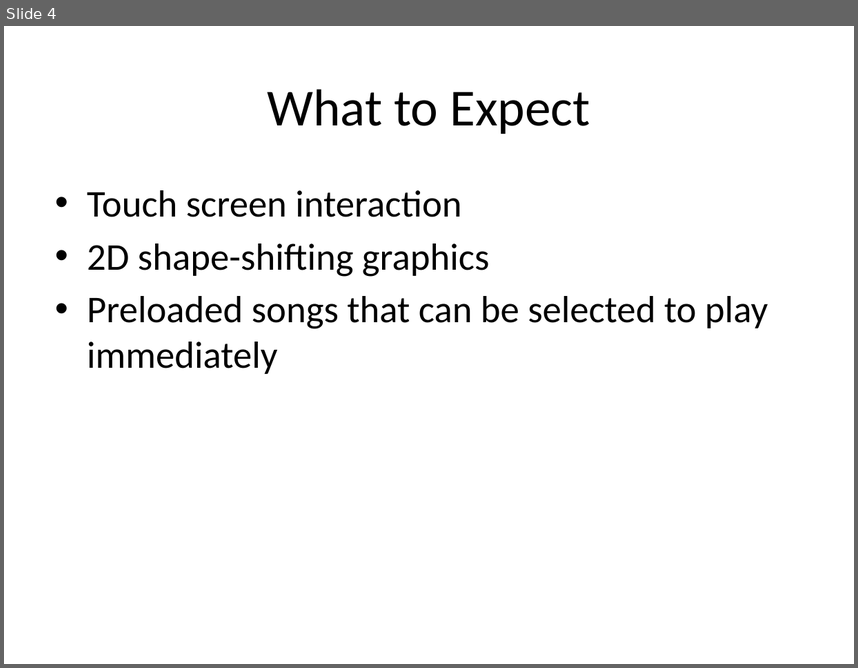
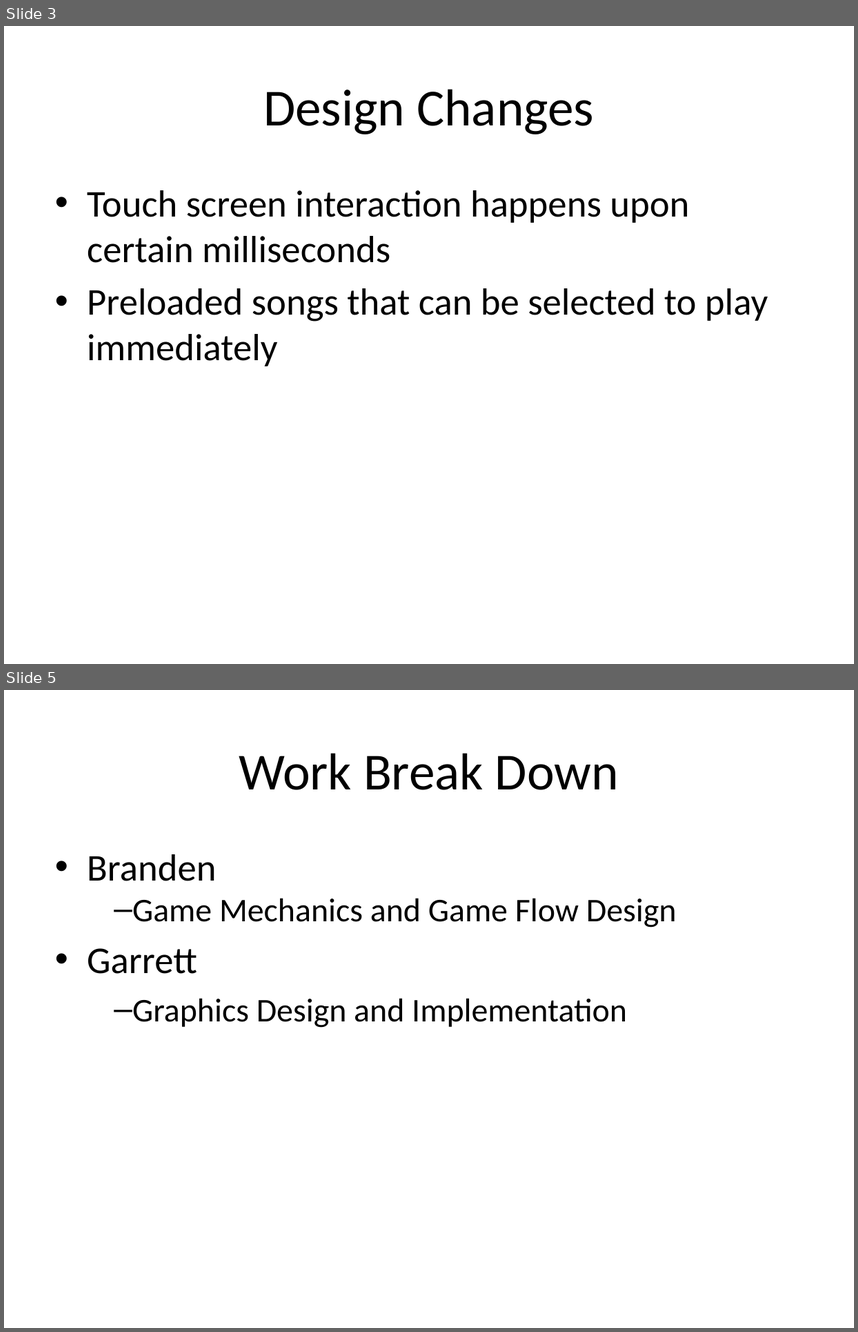
Before and after one commit to bredg95/LuaProjects, a slide deck: GuevEledProject/Brosu.pptx. Shown one above the other, each under a label of ours: slide 4 before the commit, slides 3 and 5 after it; the slides between them are not shown. The pictures are 858x668 and 858x1332 pixels, drawn with LibreOffice and Linux fonts; fonts in the diff are those of the drawing. Boxes give left, top, right and bottom in pixels: in the first picture for what was removed or moved away, otherwise in the second. Text is boxed around its words. In the diff, an @@ line names an element or a change of style, - is before the commit and + after.

```diff
--- a/GuevEledProject/Brosu.pptx
+++ b/GuevEledProject/Brosu.pptx
@@ slide 5 added at (x1=4, y1=690, x2=854, y2=1328), background #FFFFFF @@
@@ title added at (x1=239, y1=753, x2=619, y2=790), 44 pt, text #000000 @@
+Work Break Down
@@ text added at (x1=87, y1=854, x2=677, y2=1027), 28 pt, text #000000 @@
+• Branden
+  – Game Mechanics and Game Flow Design
+• Garrett
+  – Graphics Design and Implementation
@@ what was slide 4 is now slide 3 @@
@@ slide 3 changed as well @@
@@ title at (x1=263, y1=89, x2=594, y2=134): text changed @@
-What to Expect
+Design Changes
@@ text at (x1=87, y1=190, x2=689, y2=263): text changed @@
-• Touch screen interaction
-• 2D shape-shifting graphics
+• Touch screen interaction happens upon certain milliseconds
```
Also in this commit, not shown: 2 other slides changed, 2 other slides added, 7 slides removed, 1 other file.
